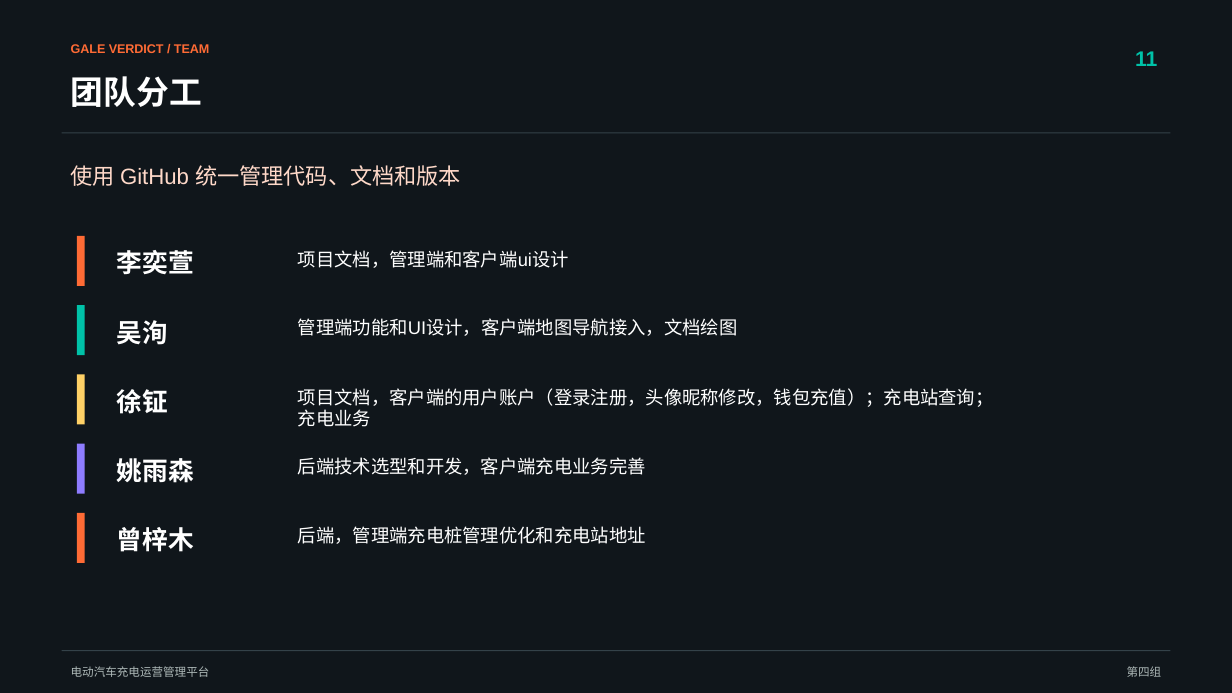
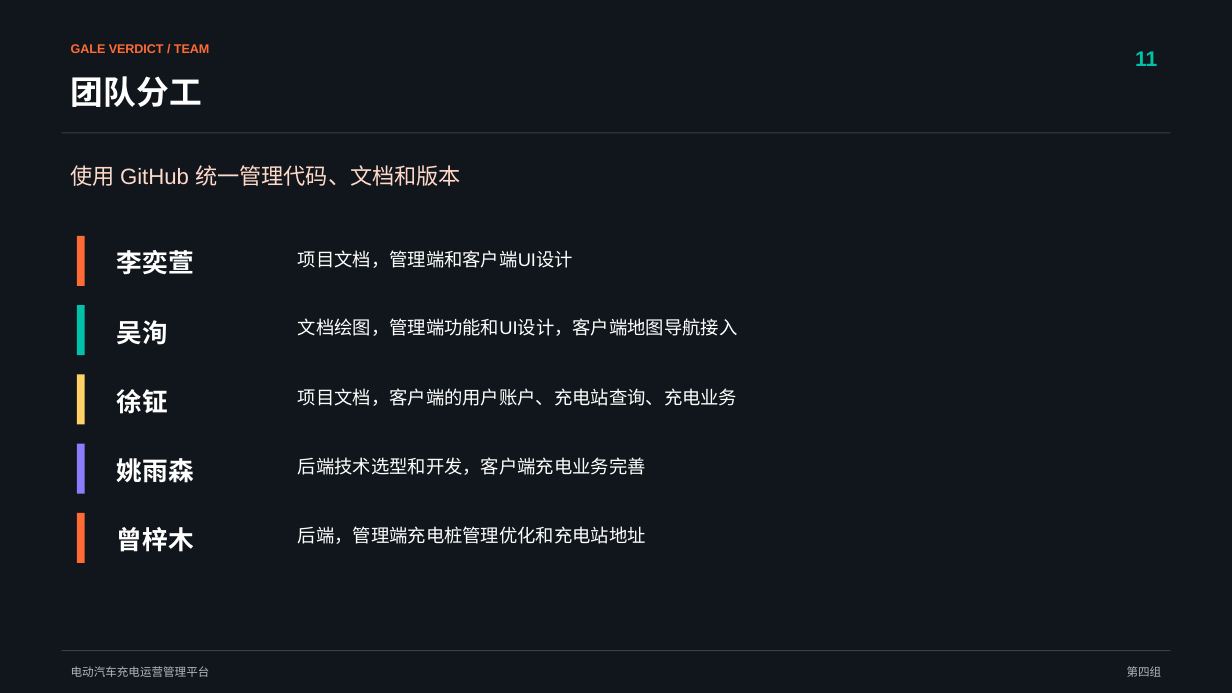
Before and after one commit to Gale-Verdict/Gale-Verdict-software-developing, a slide deck: slide 4 of 项目路演ppt-第四组2.0.pptx (slide 10 before the commit). Drawn at 1232x693 pixels with LibreOffice and Linux fonts; fonts in the diff are those of the drawing. Boxes give left, top, right and bottom in pixels: in the first picture for what was removed or moved away, otherwise in the second. Text is boxed around its words. In the diff, an @@ line names an element or a change of style, - is before the commit and + after.

```diff
--- a/项目路演ppt-第四组2.0.pptx
+++ b/项目路演ppt-第四组2.0.pptx
@@ text at (298,250,573,268): text changed @@
-项目文档，管理端和客户端ui设计
+项目文档，管理端和客户端UI设计
@@ text at (298,318,738,336): text changed @@
-管理端功能和UI设计，客户端地图导航接入，文档绘图
+文档绘图，管理端功能和UI设计，客户端地图导航接入
@@ text at (298,388,737,406): text changed @@
-项目文档，客户端的用户账户（登录注册，头像昵称修改，钱包充值）；充电站查询；充电业务
+项目文档，客户端的用户账户、充电站查询、充电业务
```
Also in this commit, not shown: 3 other slides changed, 3 other files.
